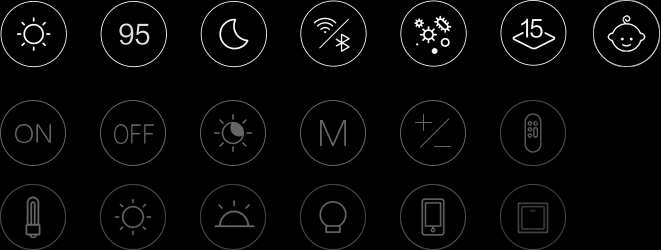
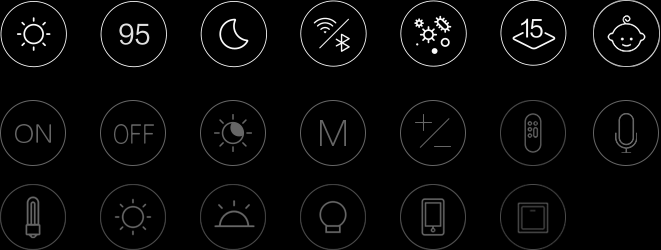
Two versions of the same layered image (661x250). Layer-by-layer changes:
added layer "microphone" above "Эллипс 1" over [615,113,637,153]
added layer "Эллипс 1" above "Слой 7" over [593,100,659,166]
